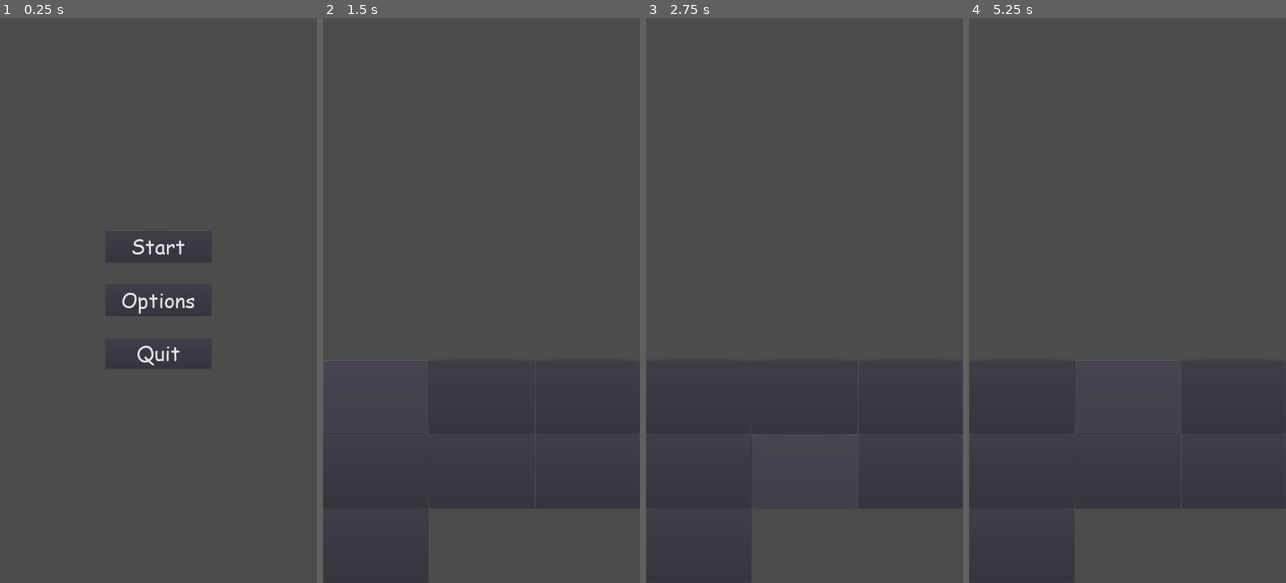
Above: before the commit, frames 1-4 (left to right).
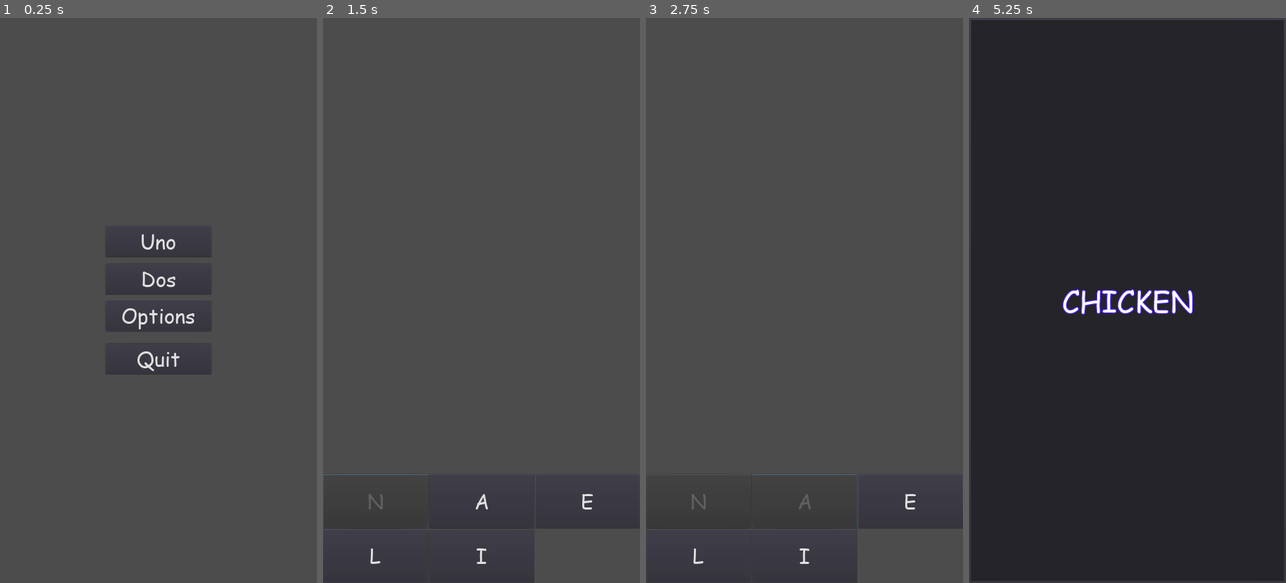
Above: after the commit, the same moments.

Repository: SpareParts-NSU/Hangman
Game: Godot game, scene res://menu.tscn
Two runs of this game, one before a commit and one after it. Both use one fixed random seed, a clock stepped at 60 frames per second and the inputs below.
Inputs (mouse positions are in pixels of both pictures, inside the frame that each line leads up to; where the layout moved, square brackets give the same spot in the first picture):
- Up to frame 1 (0.25 s): no input
- Up to frame 2 (1.5 s): click (481, 244) at 0.5 s, where only the run after the commit has a clickable "Uno"; click (376, 503) [376, 396] at 1.25 s
- Up to frame 3 (2.75 s): click (804, 503) at 2 s, where only the run after the commit has a clickable "A"
- Up to frame 4 (5.25 s): click (1232, 503) at 2.75 s, where only the run after the commit has a clickable "E"; click (1022, 554) at 3.5 s, where only the run after the commit has a clickable "L"; click (1127, 554) at 4.25 s, where only the run after the commit has a clickable "I"; click (1127, 396) at 5.02 s

The runs differ from the first frame. In frame 1, 1.1% of the frame differs, in the area x 38-62%, y 38-64%; in frame 2, 0.5%; in frame 3, 0.5%; in frame 4, 88%, in the area x 0-100%, y 0-100%.

Commit message:
Buttons are now functional

Diff:
--- a/Hangman_Game/Game/Node.gd
+++ b/Hangman_Game/Game/Node.gd
@@ -21,7 +21,7 @@
     # Some headers
     var headers = [
         "User-Agent: Pirulo/1.0 (Godot)",
-        "Accept: */*"
+        "Accept: */*"z
     ]
 
     err = http.request(HTTPClient.METHOD_GET, "/ChangeLog-5.php", headers) # Request a page from the site (this one was chunked..)
--- a/Hangman_Game/Game/main.gd
+++ /dev/null
@@ -1,33 +0,0 @@
-extends Control
-
-
-var word = 'CHICKEN'
-
-const BUTTON_SCENE = preload("res://button.tscn")
-
-
-# Called when the node enters the scene tree for the first time.
-func _ready():
-	$win_panel.hide()
-	var grid = get_node("grid_container")
-	for b in range(word.length()):
-		var button = BUTTON_SCENE.instance()
-
-		button.size_flags_horizontal = 7
-		button.size_flags_vertical = 7
-		grid.add_child(button)
-	grid.columns = 3
-
-
-
-func _input(event):
-	if event is InputEventKey:
-		var letter = (OS.get_scancode_string(event.get_scancode_with_modifiers()))
-		if letter in word:
-			word = word.replace(letter, '')
-			print(word)
-		else:
-			print('eat shit')
-		if word.empty():
-			get_tree().paused = true
-			$win_panel.show()
--- a/Hangman_Game/Game/main.tscn
+++ /dev/null
@@ -1,45 +0,0 @@
-[gd_scene load_steps=4 format=2]
-
-[ext_resource path="res://main.gd" type="Script" id=1]
-[ext_resource path="res://Fonts/comic.ttf" type="DynamicFontData" id=2]
-
-[sub_resource type="DynamicFont" id=1]
-size = 100
-outline_size = 3
-outline_color = Color( 0.305882, 0.121569, 0.964706, 1 )
-font_data = ExtResource( 2 )
-
-[node name="main" type="Control"]
-anchor_right = 1.0
-anchor_bottom = 1.0
-script = ExtResource( 1 )
-__meta__ = {
-"_edit_lock_": true
-}
-
-[node name="win_panel" type="PanelContainer" parent="."]
-visible = false
-anchor_right = 1.0
-anchor_bottom = 1.0
-
-[node name="panel" type="Panel" parent="win_panel"]
-margin_left = 7.0
-margin_top = 7.0
-margin_right = 1073.0
-margin_bottom = 1913.0
-
-[node name="label" type="Label" parent="win_panel/panel"]
-anchor_right = 1.0
-anchor_bottom = 1.0
-size_flags_vertical = 1
-custom_fonts/font = SubResource( 1 )
-text = "CHICKEN"
-align = 1
-valign = 1
-
-[node name="grid_container" type="GridContainer" parent="."]
-anchor_top = 1.0
-anchor_right = 1.0
-anchor_bottom = 1.0
-margin_top = -758.0
-columns = 3
--- a/Hangman_Game/Game/menu.gd
+++ b/Hangman_Game/Game/menu.gd
@@ -1,5 +1,4 @@
 extends Control
-
 
 
 # Called when the node enters the scene tree for the first time.
@@ -19,8 +18,8 @@
 	#pass # Replace with function body.
 
 
-func _on_start_pressed():
-	var error = get_tree().change_scene('main.tscn')
+func _on_singleplayer_pressed():
+	var error = get_tree().change_scene('single_player.tscn')
 	if error != OK:
 		print('Error code: {error_code}'.format({'error_code':error}))
 	#pass # Replace with function body.
--- a/Hangman_Game/Game/menu.tscn
+++ b/Hangman_Game/Game/menu.tscn
@@ -19,27 +19,33 @@
 margin_right = -360.0
 margin_bottom = -690.0
 
-[node name="start" parent="v_box_container" instance=ExtResource( 2 )]
-margin_top = 36.0
+[node name="singleplayer" parent="v_box_container" instance=ExtResource( 2 )]
+margin_top = 18.0
 margin_right = 360.0
-margin_bottom = 141.0
+margin_bottom = 123.0
 size_flags_vertical = 6
-text = "Start"
+text = "Uno"
+
+[node name="multiplayer" parent="v_box_container" instance=ExtResource( 2 )]
+margin_top = 145.0
+margin_right = 360.0
+margin_bottom = 250.0
+text = "Dos"
 
 [node name="options" parent="v_box_container" instance=ExtResource( 2 )]
-margin_top = 217.0
+margin_top = 272.0
 margin_right = 360.0
-margin_bottom = 322.0
+margin_bottom = 377.0
 size_flags_vertical = 6
 text = "Options"
 
 [node name="quit" parent="v_box_container" instance=ExtResource( 2 )]
-margin_top = 398.0
+margin_top = 417.0
 margin_right = 360.0
-margin_bottom = 503.0
+margin_bottom = 522.0
 size_flags_vertical = 6
 text = "Quit"
 
-[connection signal="pressed" from="v_box_container/start" to="." method="_on_start_pressed"]
+[connection signal="pressed" from="v_box_container/singleplayer" to="." method="_on_singleplayer_pressed"]
 [connection signal="pressed" from="v_box_container/options" to="." method="_on_options_pressed"]
 [connection signal="pressed" from="v_box_container/quit" to="." method="_on_quit_pressed"]
--- /dev/null
+++ b/Hangman_Game/Game/multi_player.tscn
@@ -0,0 +1,5 @@
+[gd_scene format=2]
+
+[node name="multi_player" type="Control"]
+anchor_right = 1.0
+anchor_bottom = 1.0
--- /dev/null
+++ b/Hangman_Game/Game/single_player.gd
@@ -0,0 +1,36 @@
+extends Control
+
+var word = 'ALIEN'
+
+const BUTTON_SCENE = preload("res://button.tscn")
+const BUTTON_SCRIPT = preload("res://text_button.gd")
+
+
+# Called when the node enters the scene tree for the first time.
+func _ready():
+	var grid = get_node("grid_container")
+	create_buttons(grid,word)
+	grid.columns = 3
+
+
+func create_buttons(grid, word):
+	var word_array = []
+	for letter in word:
+		word_array.append(letter)
+	word_array.shuffle()
+
+	for letter in word_array:
+		var button = BUTTON_SCENE.instance()
+
+		button.size_flags_horizontal = 7
+		button.size_flags_vertical = 7
+		button.text = letter
+		button.set_script(BUTTON_SCRIPT)
+		grid.add_child(button)
+
+
+func _process(delta):
+	if word == '':
+		var error = get_tree().change_scene('win_panel.tscn')
+		if error != OK:
+			print('Error code: {error_code}'.format({'error_code':error}))
--- /dev/null
+++ b/Hangman_Game/Game/single_player.tscn
@@ -0,0 +1,18 @@
+[gd_scene load_steps=2 format=2]
+
+[ext_resource path="res://single_player.gd" type="Script" id=1]
+
+[node name="single_player" type="Control"]
+anchor_right = 1.0
+anchor_bottom = 1.0
+script = ExtResource( 1 )
+__meta__ = {
+"_edit_lock_": true
+}
+
+[node name="grid_container" type="GridContainer" parent="."]
+anchor_top = 1.0
+anchor_right = 1.0
+anchor_bottom = 1.0
+margin_top = -369.0
+columns = 3
--- /dev/null
+++ b/Hangman_Game/Game/text_button.gd
@@ -0,0 +1,18 @@
+extends Button
+
+# Declare member variables here. Examples:
+# var a = 2
+# var b = "text"
+
+# Called when the node enters the scene tree for the first time.
+func _ready():
+	pass # Replace with function body.
+
+# Called every frame. 'delta' is the elapsed time since the previous frame.
+#func _process(delta):
+#	pass
+
+func _pressed():
+	print(self.text)
+	disabled = true
+	get_parent().get_parent().word = get_parent().get_parent().word.replace(text,"")
--- /dev/null
+++ b/Hangman_Game/Game/win_panel.tscn
@@ -0,0 +1,28 @@
+[gd_scene load_steps=3 format=2]
+
+[ext_resource path="res://Fonts/comic.ttf" type="DynamicFontData" id=1]
+
+[sub_resource type="DynamicFont" id=1]
+size = 100
+outline_size = 3
+outline_color = Color( 0.305882, 0.121569, 0.964706, 1 )
+font_data = ExtResource( 1 )
+
+[node name="win_panel" type="PanelContainer"]
+anchor_right = 1.0
+anchor_bottom = 1.0
+
+[node name="panel" type="Panel" parent="."]
+margin_left = 7.0
+margin_top = 7.0
+margin_right = 1073.0
+margin_bottom = 1913.0
+
+[node name="label" type="Label" parent="panel"]
+anchor_right = 1.0
+anchor_bottom = 1.0
+size_flags_vertical = 1
+custom_fonts/font = SubResource( 1 )
+text = "CHICKEN"
+align = 1
+valign = 1
